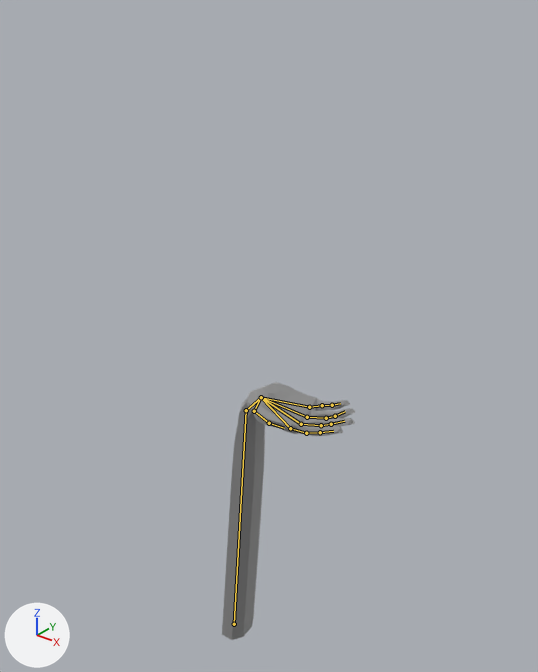
A saved change to the Blender file Assets/Models/Iteration - Levels/Iteration 3/Hand.blend.
One viewpoint serves both versions: a 50 mm lens placed at (3.23, -3.5, 7.37), pointed at (0.3, 0.17, 5.1). Lighting does not change. The marker at lower left points along +X, +Y and +Z. The picture after the commit comes second. Both versions are drawn at frame 30 of the action 'Raise'; the numbers are the values there. The bones that bend it are drawn over the model as lines.
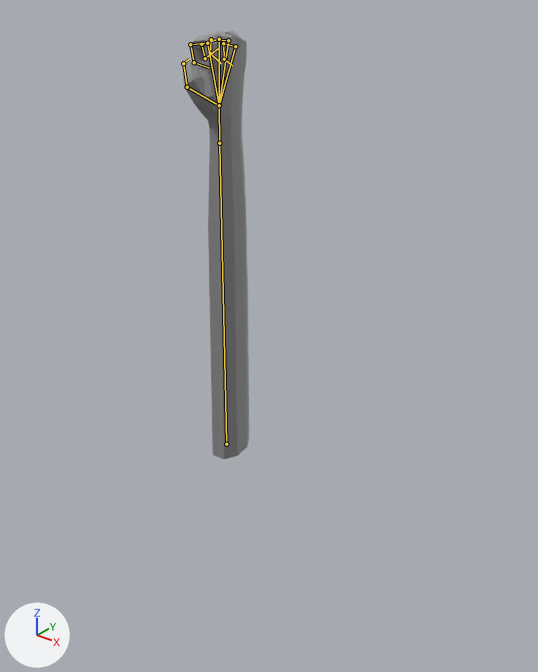
Commit message: Continued working on hand bridge

The change in detail:
Bone 'forearm.L' (bone_forearm_l) moves from (0.004, 1.681, -0.021) to (0.005, 3.578, -0.022).
Bone 'forearm.L' (bone_forearm_l) turns from (0, 0, -5) to (0, 0, -1) degrees about its own x, y and z.
Bone 'hand.L' (bone_hand_l) turns from (-1, -3, -33) to (0, 0, 0) degrees about its own x, y and z.
Bone 'palm.03.L' (bone_palm_03_l) turns from (48, 8, -7) to (0, 0, 0) degrees about its own x, y and z.
Bone 'palm.03.L.001' (bone_palm_03_l_001) turns from (0, 0, 0) to (-79, -3, 6) degrees about its own x, y and z.
Bone 'palm.03.L.002' (bone_palm_03_l_002) turns from (0, 0, 0) to (-67, 0, 1) degrees about its own x, y and z.
Bone 'palm.03.L.003' (bone_palm_03_l_003) turns from (0, 0, 0) to (-55, 1, 1) degrees about its own x, y and z.
Bone 'palm.04.L' (bone_palm_04_l) turns from (44, 22, -9) to (0, 0, 0) degrees about its own x, y and z.
Bone 'f_pinky.01.L' (bone_f_pinky_01_l) turns from (0, 0, 0) to (-64, 0, 10) degrees about its own x, y and z.
Bone 'f_pinky.02.L' (bone_f_pinky_02_l) turns from (0, 0, 0) to (-94, 7, 8) degrees about its own x, y and z.
Bone 'f_pinky.03.L' (bone_f_pinky_03_l) turns from (0, 0, 0) to (-61, 9, 4) degrees about its own x, y and z.
Bone 'palm.03.L.004' (bone_palm_03_l_004) turns from (48, -6, -3) to (0, 0, 0) degrees about its own x, y and z.
Bone 'palm.03.L.005' (bone_palm_03_l_005) turns from (0, 0, 0) to (-91, -1, 8) degrees about its own x, y and z.
Bone 'palm.03.L.006' (bone_palm_03_l_006) turns from (0, 0, 0) to (-79, -10, 0) degrees about its own x, y and z.
Bone 'palm.03.L.007' (bone_palm_03_l_007) turns from (0, 0, 0) to (-106, -3, 11) degrees about its own x, y and z.
Bone 'palm.03.L.008' (bone_palm_03_l_008) turns from (45, -20, 3) to (0, 0, 0) degrees about its own x, y and z.
Bone 'palm.03.L.009' (bone_palm_03_l_009) turns from (0, 0, 0) to (-92, 5, 3) degrees about its own x, y and z.
Bone 'palm.03.L.010' (bone_palm_03_l_010) turns from (0, 0, 0) to (-75, -13, 7) degrees about its own x, y and z.
Bone 'palm.03.L.011' (bone_palm_03_l_011) turns from (0, 0, 0) to (-69, -6, 10) degrees about its own x, y and z.
Bone 'palm.03.L.012' (bone_palm_03_l_012) turns from (22, -43, 3) to (0, 0, 0) degrees about its own x, y and z.
Bone 'palm.03.L.013' (bone_palm_03_l_013) turns from (0, 0, 0) to (-36, -11, -40) degrees about its own x, y and z.
Bone 'palm.03.L.014' (bone_palm_03_l_014) turns from (0, 0, 0) to (-14, 9, -21) degrees about its own x, y and z.

Where the change shows, as pixel boxes (x1, y1, x2, y2) in the pictures (538 x 672 px):
'Plane005', posed (50% narrower, 66% taller): before (222, 382, 355, 640); after (183, 30, 249, 459)
bone 'forearm.L', root to tip: before (234, 624) to (246, 410); after (226, 444) to (219, 143)
bone 'hand.L', root to tip: before (246, 410) to (261, 397); after (219, 143) to (219, 105)
bone 'palm.03.L', root to tip: before (261, 397) to (307, 417); after (219, 105) to (228, 40)
bone 'palm.03.L.001', root to tip: before (307, 417) to (326, 418); after (228, 40) to (211, 39)
bone 'palm.03.L.002', root to tip: before (326, 418) to (335, 416); after (211, 39) to (210, 53)
bone 'palm.03.L.003', root to tip: before (335, 416) to (345, 411); after (210, 53) to (221, 63)
bone 'palm.04.L', root to tip: before (261, 397) to (309, 407); after (219, 105) to (235, 46)
bone 'f_pinky.01.L', root to tip: before (309, 407) to (322, 405); after (235, 46) to (223, 43)
bone 'f_pinky.02.L', root to tip: before (322, 405) to (332, 405); after (223, 43) to (224, 59)
bone 'f_pinky.03.L', root to tip: before (332, 405) to (340, 403); after (224, 59) to (232, 65)
bone 'palm.03.L.004', root to tip: before (261, 397) to (301, 424); after (219, 105) to (219, 39)
bone 'palm.03.L.005', root to tip: before (301, 424) to (321, 425); after (219, 39) to (201, 44)
bone 'palm.03.L.006', root to tip: before (321, 425) to (331, 424); after (201, 44) to (205, 58)
bone 'palm.03.L.007', root to tip: before (331, 424) to (344, 421); after (205, 58) to (218, 48)
bone 'palm.03.L.008', root to tip: before (261, 397) to (290, 428); after (219, 105) to (207, 43)
bone 'palm.03.L.009', root to tip: before (290, 428) to (306, 433); after (207, 43) to (190, 44)
bone 'palm.03.L.010', root to tip: before (306, 433) to (320, 432); after (190, 44) to (194, 62)
bone 'palm.03.L.011', root to tip: before (320, 432) to (333, 431); after (194, 62) to (208, 67)
bone 'palm.03.L.012', root to tip: before (261, 397) to (254, 411); after (219, 105) to (187, 87)
bone 'palm.03.L.013', root to tip: before (254, 411) to (269, 423); after (187, 87) to (183, 63)
bone 'palm.03.L.014', root to tip: before (269, 423) to (284, 428); after (183, 63) to (189, 59)
